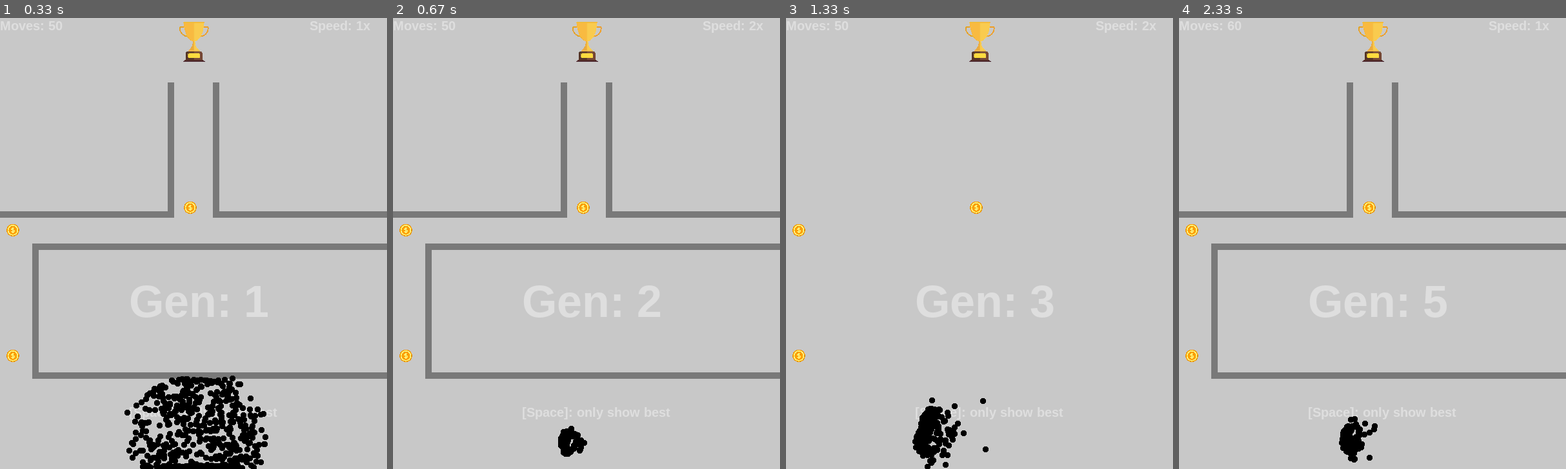
Above: before the commit, frames 1-4 (left to right).
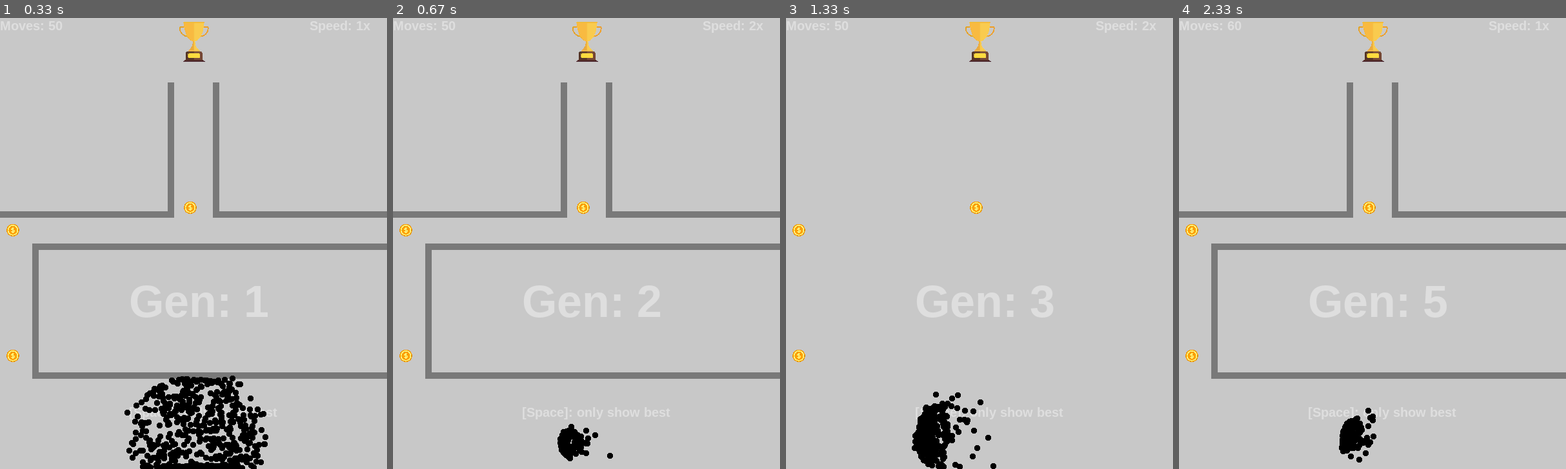
Above: after the commit, the same moments.

Repository: Coen-Potgieter/Projects
Game: pygame game, started from ml-dots/showcase.py
Two runs of this game, one before a commit and one after it. Both use one fixed random seed, a clock stepped at 60 frames per second and the inputs below.
Inputs:
- Up to frame 1 (0.33 s): no input
- Up to frame 2 (0.67 s): hold Up from 0.33 s (still down)
- Up to frame 3 (1.33 s): release Up at 0.8 s; hold Down 0.83-1.13 s; tap Space at 0.9, 1.23 s; tap F at 0.98 s; hold Up from 1.17 s (still down)
- Up to frame 4 (2.33 s): release Up at 1.53 s; hold Down 1.57-1.93 s; tap Space at 1.63, 2.03 s; hold Up 1.97-2.27 s; tap F at 2.12 s; hold Down from 2.3 s (still down)

Frame 1 is identical in both runs. In frame 2, 0.2% of the frame differs, in the area x 42-57%, y 90-99%; in frame 3, 0.7%, in the area x 32-55%, y 82-100%; in frame 4, 0.4%.

Commit message:
Trying imgur gif instead to save space...

Diff:
--- a/ml-dots/showcase.py
+++ b/ml-dots/showcase.py
@@ -3,7 +3,7 @@
 # Change things here
 COURSE_NUM = 2
 POPULATION = 600
-MUTATION_RATE = 5
+MUTATION_RATE = 10
 
 STARTING_MOVES = 50
 MOVE_INCR = 10
Not shown, changed: ml-dots/README.md
